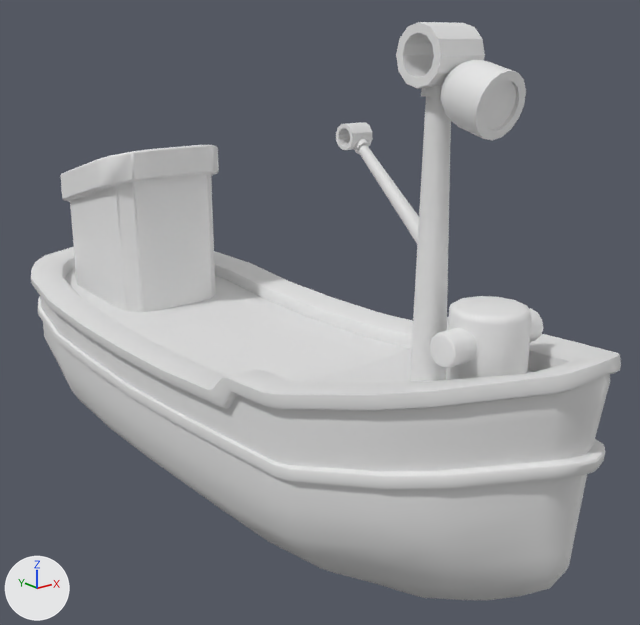
The Blender file Assets/Art/Blender/FishingBoat.blend as it was, and as the next commit left it.
The view is the same before and after, from a 50 mm lens placed at (-1.94, -2.83, 1.87), pointed at (0.17, -0.19, 0.81). Arrows for +X, +Y and +Z are at lower left; the lights stay in place.
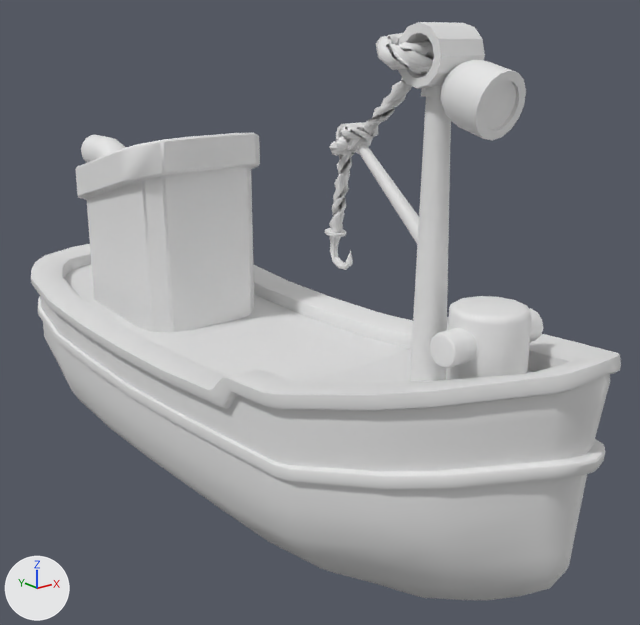
Commit message: Boat Model Done

Diff of the bpy script that builds the scene:
```diff
--- a/Assets/Art/Blender/FishingBoat.blend.py
+++ b/Assets/Art/Blender/FishingBoat.blend.py
@@ me_circle_003 @@
 # used by ob_circle_002; location = (-0.003, -1.202, 1.018); rotation_euler = (0.0, 1.571, 0.0), in degrees (0, 90, 0); scale = (0.0522, 0.0522, 0.0522)
-me_circle_003.from_pydata(...)  # 60 vertices, 49 faces; spans x -1.0..1.0, y -1.0..1.0, z -3.76..0.0
+me_circle_003.from_pydata(...)  # 780 vertices, 768 faces; spans x -8.13..9.14, y -5.26..4.35, z -1.82..1.7
+# me_circle_003 part 1: 60 vertices removed from x -1.0..1.0, y -1.0..1.0, z -3.76..0.0; 780 vertices added at x -8.13..9.14, y -5.26..4.35, z -1.82..1.7
@@ ob_circle_002 @@
 ob_circle_002 = bpy.data.objects.new('Circle.002', me_circle_003)
-ob_circle_002.location = (-0.003, -1.202, 1.018)
-ob_circle_002.rotation_euler = (0.0, 1.571, 0.0)  # degrees (0, 90, 0)
-ob_circle_002.scale = (0.0522, 0.0522, 0.0522)
-_m = ob_circle_002.modifiers.new('Mirror', 'MIRROR')
-_m.mirror_object = ob_circle_001
+ob_circle_002.location = (-0.01, -0.885, 1.808)
+ob_circle_002.rotation_euler = (-0.397, 0.0, 0.0)  # degrees (-23, 0, 0)
+ob_circle_002.scale = (0.016, 0.016, 0.016)
+_m = ob_circle_002.modifiers.new('Decimate', 'DECIMATE')
+_m.ratio = 0.2
@@ ob_plane @@
 ob_plane = bpy.data.objects.new('Plane', me_plane_002)
-ob_plane.location = (0.0, 0.881, 0.646)
-ob_plane.scale = (1.18, 1.18, 1.18)
+ob_plane.location = (0.0, 0.607, 0.646)
+ob_plane.scale = (1.3, 1.3, 1.3)
 _m = ob_plane.modifiers.new('Bevel', 'BEVEL')
@@ ob_circle_009 @@
+ob_circle_009 = bpy.data.objects.new('Circle.009', me_circle_006)  # 288 vertices, 270 faces; spans x -0.144..0.144, y -0.147..0.253, z -0.002..0.699
+ob_circle_009.location = (0.0, 1.154, 0.693)
@@ ob_circle_008 @@
+ob_circle_008 = bpy.data.objects.new('Circle.008', me_circle_003_1)  # 73 vertices, 73 faces; spans x -0.0384..0.0384, y -0.5715..-0.452, z 1.0864..1.2211
+ob_circle_008.location = (0.0, 0.0, 0.0)
@@ ob_circle_007 @@
+ob_circle_007 = bpy.data.objects.new('Circle.007', me_circle_001)  # 780 vertices, 768 faces; spans x -8.1..9.1, y -5.3..4.4, z -1.8..1.7; modifiers DECIMATE
+ob_circle_007.location = (-0.01, -0.885, 1.82)
+ob_circle_007.rotation_euler = (0.488, 0.0, 0.0)  # degrees (28, 0, 0)
+ob_circle_007.scale = (0.02, 0.02, 0.02)
@@ ob_circle_006 @@
+ob_circle_006 = bpy.data.objects.new('Circle.006', me_circle_012)  # 396 vertices, 384 faces; spans x -5.02..5.05, y -3.37..2.78, z -2.77..2.84; modifiers DECIMATE
+ob_circle_006.location = (-0.006, -0.562, 1.516)
+ob_circle_006.scale = (0.015, 0.015, 0.015)
@@ ob_circle_005 @@
+ob_circle_005 = bpy.data.objects.new('Circle.005', me_circle_011)  # 396 vertices, 384 faces; spans x -5.42..5.28, y -3.57..3.48, z -1.67..1.67; modifiers DECIMATE
+ob_circle_005.location = (0.0, -0.609, 1.567)
+ob_circle_005.scale = (0.0131, 0.0131, 0.0131)
@@ ob_circle_004 @@
+ob_circle_004 = bpy.data.objects.new('Circle.004', me_circle_010)  # 396 vertices, 384 faces; spans x -1.8..1.6, y -8.3..9.7, z -7.7..7.7; modifiers DECIMATE
+ob_circle_004.location = (0.015, -0.759, 1.683)
+ob_circle_004.rotation_euler = (-0.0683, 0.0, 0.0)  # degrees (-3.9, 0, 0)
+ob_circle_004.scale = (0.0163, 0.0163, 0.0163)
@@ ob_circle_003 @@
+ob_circle_003 = bpy.data.objects.new('Circle.003', me_circle_008)  # 396 vertices, 384 faces; spans x -1.7..1.7, y -3.5..3.5, z -10.1..10.1; modifiers DECIMATE
+ob_circle_003.location = (0.0, -0.518, 1.358)
+ob_circle_003.scale = (0.015, 0.015, 0.015)
```

Where the change shows, as pixel boxes (x1, y1, x2, y2) in the pictures (640 x 625 px):
'Plane', moved, rescaled (16% wider, 19% taller): before (60, 145, 219, 312); after (75, 133, 260, 332)
'Circle.002', reshaped, moved, turned, rescaled, modifiers changed: before (430, 308, 543, 368); after (389, 39, 434, 68)
'Circle.007', added: after (376, 33, 434, 75)
'Circle.003', added: after (329, 150, 353, 233)
'Circle.004', added: after (362, 78, 412, 138)
'Circle.009', added: after (81, 134, 126, 162)
'Circle.008', added: after (325, 228, 353, 270)
'Circle.005', added: after (341, 125, 379, 139)
'Circle.006', added: after (329, 136, 355, 157)
